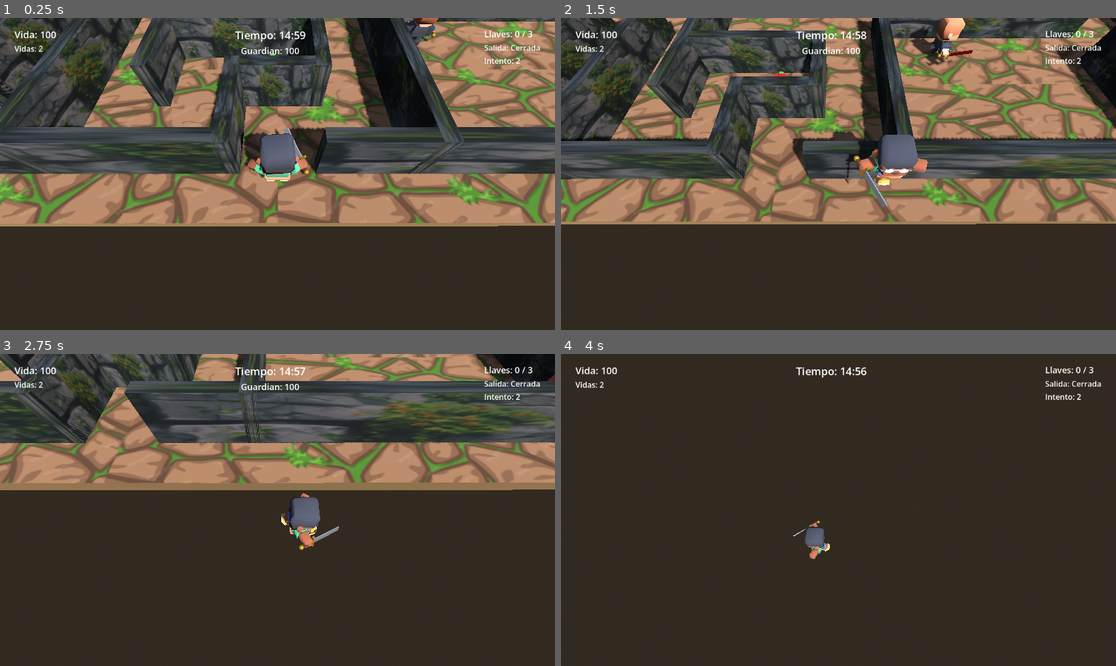
Above: before the commit, frames 1-4 (two rows, left to right).
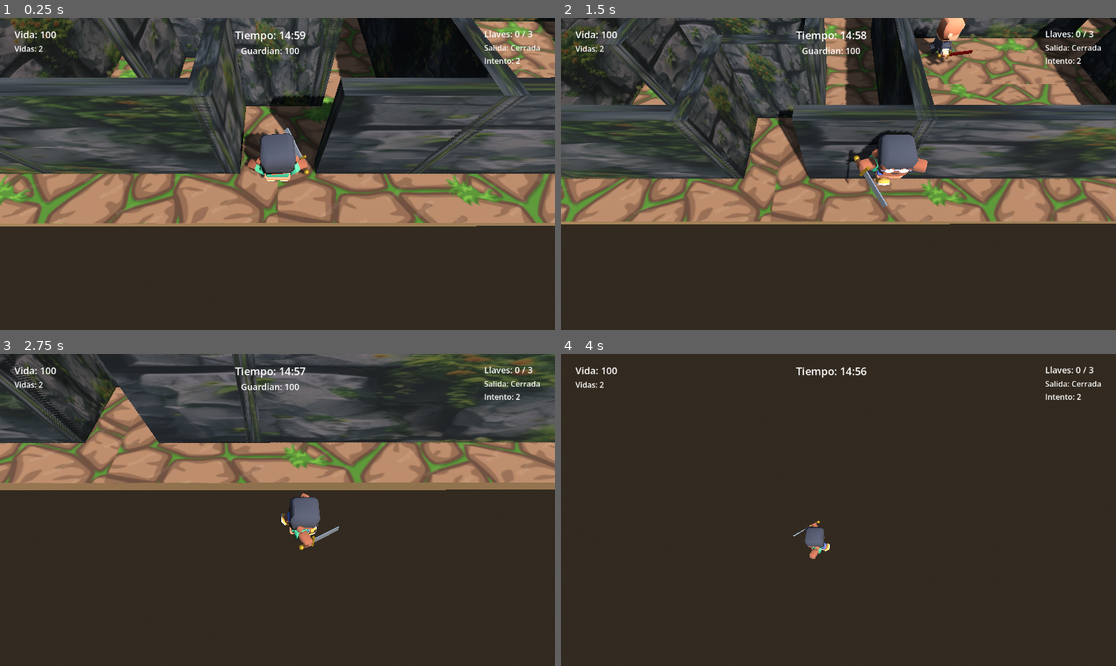
Above: after the commit, the same moments.

Repository: Carola-caicedo/Survivor-Maze-Puzzle
Game: Godot game, scene res://main.tscn
Same seed, same stepped clock (60 frames per second), same inputs: the game is played once before the commit and once after it.
Inputs:
- Up to frame 1 (0.25 s): no input
- Up to frame 2 (1.5 s): hold D (move_right) 0.53-1.28 s; hold Shift (correr) 0.53-1.28 s; tap Q (saltar) at 0.77 s; hold S (move_down) from 1.28 s (still down); tap Space (espada) at 1.35 s
- Up to frame 3 (2.75 s): tap Q (saltar) at 1.52 s; release S (move_down) at 2.03 s; hold D (move_right) from 2.03 s (still down); tap E (interactuar) at 2.1 s
- Up to frame 4 (4 s): release D (move_right) at 2.78 s; hold W (move_up) 2.78-3.53 s; tap F at 2.85 s; tap Q (saltar) at 3.02, 3.77 s; hold A (move_left) from 3.53 s (still down); hold Shift (correr) from 3.53 s (still down)

The runs differ from the first frame. In frame 1, 28% of the frame differs, in the area x 0-100%, y 0-67%; in frame 2, 26%; in frame 3, 16%; in frame 4, less than 0.1%.

Commit message:
Refactor: Ajuste de  laberinto y agrupacion de objectos, llaves y puertas

Diff:
--- a/laberinto.tscn
+++ b/laberinto.tscn
@@ -20,6 +20,7 @@
 [node name="Laberinto" type="Node3D" unique_id=1746071510]
 
 [node name="Piso" type="StaticBody3D" parent="." unique_id=320178104]
+transform = Transform3D(1, 0, 0, 0, 1, 0, 0, 0, 1, 0, -1.5, 0)
 
 [node name="Colision" type="CollisionShape3D" parent="Piso" unique_id=2036377994]
 transform = Transform3D(1, 0, 0, 0, 1, 0, 0, 0, 1, 0, -0.2, 0)
--- a/main.tscn
+++ b/main.tscn
@@ -32,23 +32,26 @@
 
 [node name="Main" type="Node3D" unique_id=368806357]
 
-[node name="zona_b4" parent="." unique_id=1929311012 node_paths=PackedStringArray("enemigo") instance=ExtResource("1_h2yge")]
+[node name="Puertas" type="Node3D" parent="." unique_id=200584845]
+transform = Transform3D(1, 0, 0, 0, 1, 0, 0, 0, 1, 0, 1.5, 0)
+
+[node name="zona_b4" parent="Puertas" unique_id=1929311012 node_paths=PackedStringArray("enemigo") instance=ExtResource("1_h2yge")]
 transform = Transform3D(1, 0, 0, 0, 1, 0, 0, 0, 1, -3.26123, 0, -4.554341)
-enemigo = NodePath("../Guardian2")
+enemigo = NodePath("../../Guardian2")
 
-[node name="zona_b3" parent="." unique_id=1387998824 node_paths=PackedStringArray("enemigo") instance=ExtResource("1_h2yge")]
+[node name="zona_b3" parent="Puertas" unique_id=1387998824 node_paths=PackedStringArray("enemigo") instance=ExtResource("1_h2yge")]
 transform = Transform3D(1, 0, 0, 0, 1, 0, 0, 0, 1, -3.237581, 0, -13.613588)
 es_entrada = true
-enemigo = NodePath("../Guardian2")
+enemigo = NodePath("../../Guardian2")
 
-[node name="zona_b2" parent="." unique_id=727331224 node_paths=PackedStringArray("enemigo") instance=ExtResource("1_h2yge")]
+[node name="zona_b2" parent="Puertas" unique_id=727331224 node_paths=PackedStringArray("enemigo") instance=ExtResource("1_h2yge")]
 transform = Transform3D(-4.371139e-08, 0, 1, 0, 1, 0, -1, 0, -4.371139e-08, 15.430754, 0, 12.19215)
-enemigo = NodePath("../Guardian")
+enemigo = NodePath("../../Guardian")
 
-[node name="zona_b" parent="." unique_id=589018306 node_paths=PackedStringArray("enemigo") instance=ExtResource("1_h2yge")]
+[node name="zona_b" parent="Puertas" unique_id=589018306 node_paths=PackedStringArray("enemigo") instance=ExtResource("1_h2yge")]
 transform = Transform3D(-4.371139e-08, 0, 1, 0, 1, 0, -1, 0, -4.371139e-08, 15.515137, 0, 5.6814647)
 es_entrada = true
-enemigo = NodePath("../Guardian")
+enemigo = NodePath("../../Guardian")
 
 [node name="WorldEnvironment" type="WorldEnvironment" parent="." unique_id=1841011218]
 environment = SubResource("Entorno")
@@ -119,10 +122,10 @@
 transform = Transform3D(1, 0, 0, 0, 1, 0, 0, 0, 1, 17.939623, 0, -6.0806565)
 
 [node name="Salida" parent="." unique_id=503925074 instance=ExtResource("10_4c57u")]
-transform = Transform3D(1, 0, 0, 0, 1, 0, 0, 0, 1, 0.2496211, 0, -16.531467)
+transform = Transform3D(1, 0, 0, 0, 1, 0, 0, 0, 1, 0.25, 1.5, -16.531)
 
 [node name="Laberinto" parent="." unique_id=1746071510 instance=ExtResource("12_dg77c")]
-transform = Transform3D(-0.9999998, -0.00034557463, -0.0005397836, -0.0003455928, 0.99999994, 3.8668677e-05, 0.000539772, 3.8830523e-05, -0.9999999, 0.00083971024, -0.0013895035, -1.5598025)
+transform = Transform3D(-0.9999998, -0.00034557463, -0.0005397836, -0.0003455928, 0.99999994, 3.8668677e-05, 0.000539772, 3.8830523e-05, -0.9999999, 0.001, 1.5, -1.56)
 
 [node name="Guardian2" parent="." unique_id=1453112332 instance=ExtResource("7_272bh")]
 transform = Transform3D(1, 0, 0, 0, 1, 0, 0, 0, 1, 0, 0, -7.2725177)
